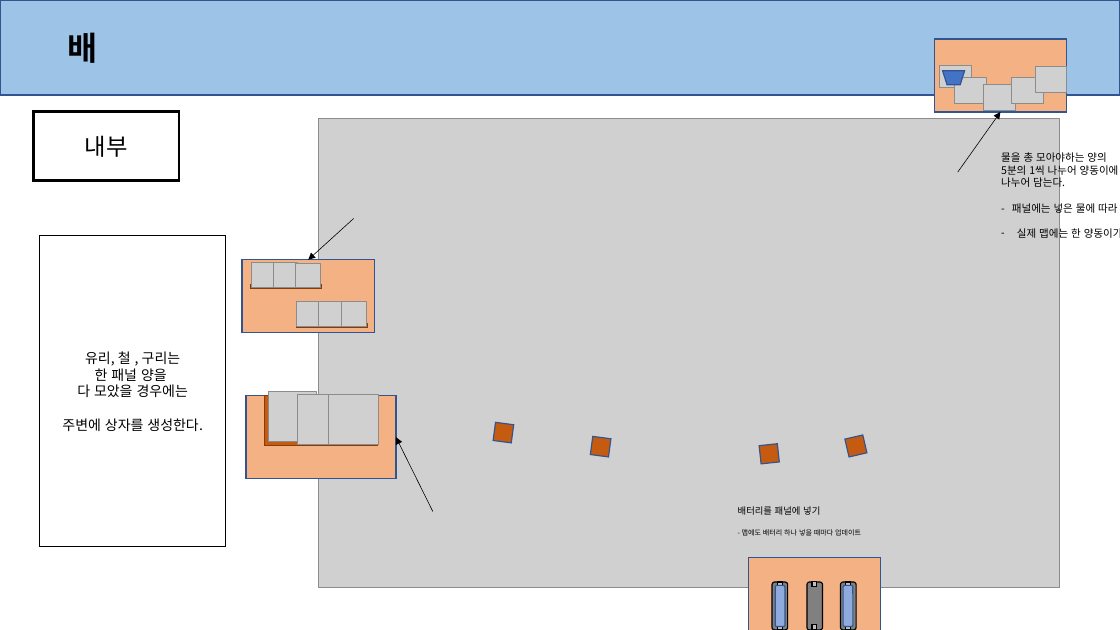
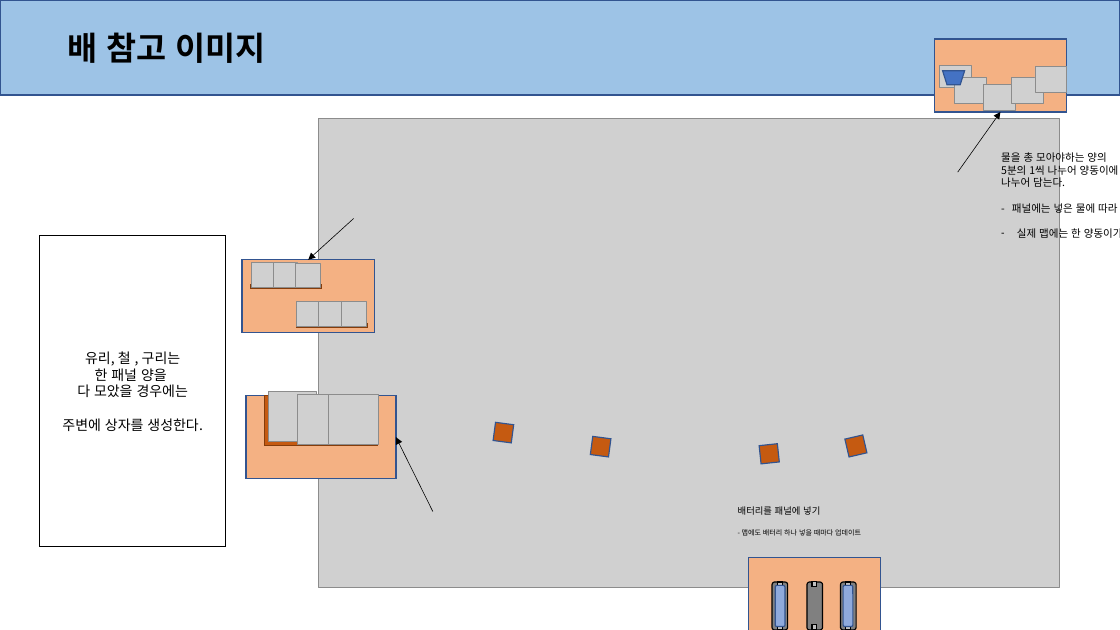
Before and after one commit to anglik0370/EscapeIsland, a slide deck: slide 5 of _Prototype/Document/Map/맵.pptx (slide 9 before the commit). Drawn at 1120x630 pixels with LibreOffice and Linux fonts; fonts in the diff are those of the drawing; grey boxes stand for pictures. Boxes give left, top, right and bottom in pixels: in the first picture for what was removed or moved away, otherwise in the second. Text is boxed around its words. In the diff, an @@ line names an element or a change of style, - is before the commit and + after.

```diff
--- a/_Prototype/Document/Map/맵.pptx
+++ b/_Prototype/Document/Map/맵.pptx
@@ text at (68,32,266,63): text changed @@
-배
+배 참고 이미지
@@ rectangle removed at (34,112,179,181) @@
-내부
```
Also in this commit, not shown: 3 other slides changed, 5 slides removed, 9 other files.
